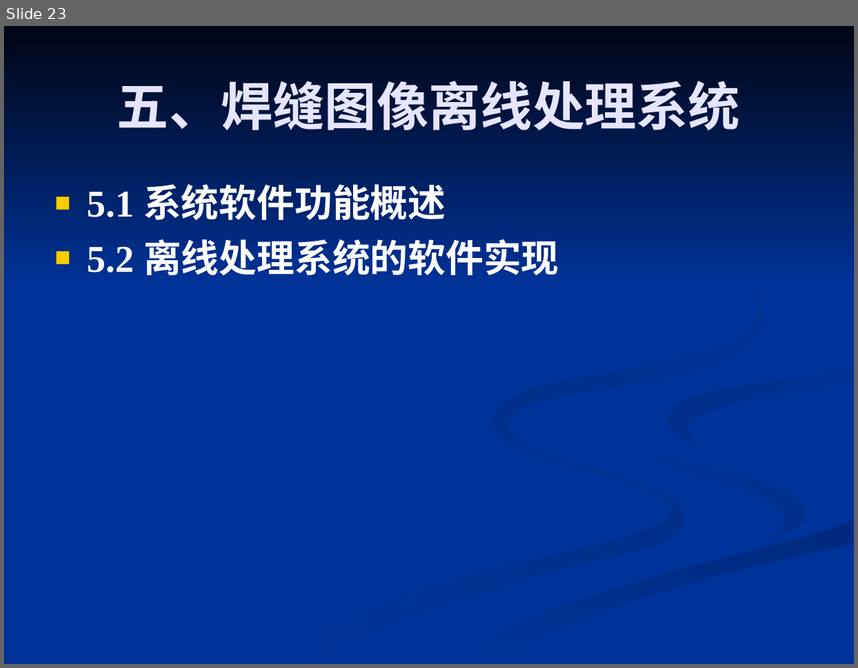
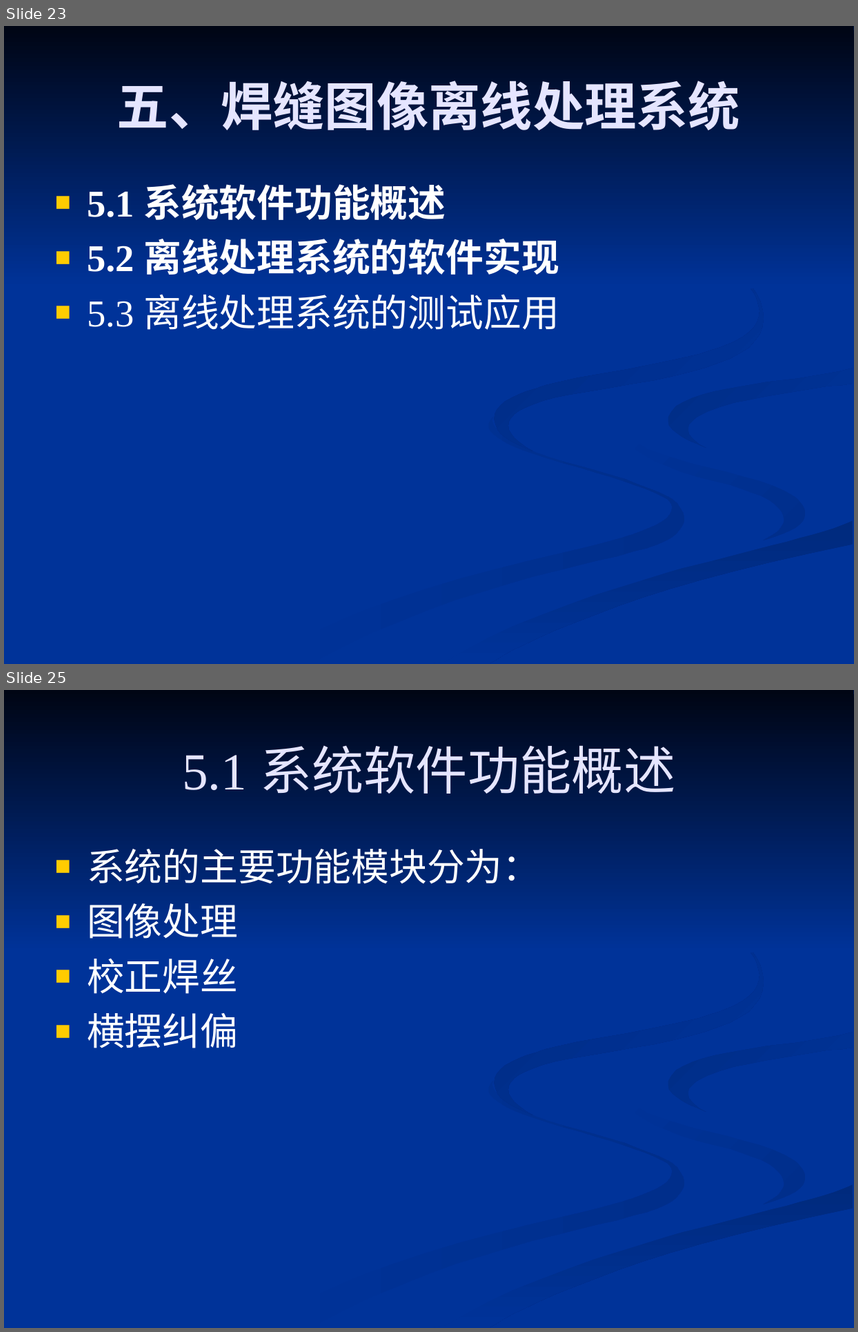
Before and after one commit to 61--/weiyanmin, a slide deck: 工程硕士/基于被动光的管道打底MIG焊焊缝图像处理算法的研究.ppt. Shown one above the other, each under a label of ours: slide 23 before the commit, slides 23 and 25 after it; the slides between them are not shown. The pictures are 858x668 and 858x1332 pixels, drawn with LibreOffice and Linux fonts; fonts in the diff are those of the drawing. Boxes give left, top, right and bottom in pixels: in the first picture for what was removed or moved away, otherwise in the second. Text is boxed around its words. In the diff, an @@ line names an element or a change of style, - is before the commit and + after.

```diff
--- a/工程硕士/基于被动光的管道打底MIG焊焊缝图像处理算法的研究.ppt
+++ b/工程硕士/基于被动光的管道打底MIG焊焊缝图像处理算法的研究.ppt
@@ slide 25 added at bbox=[4, 690, 854, 1328], background #003399; not listed: 7 template elements that a slide beside it also shows @@
@@ title added at bbox=[182, 745, 675, 793], 44 pt, text #E5E5FF @@
+5.1 系统软件功能概述
@@ text added at bbox=[87, 849, 540, 1048], 32 pt, text #FFFFFF @@
+■ 系统的主要功能模块分为：
+■ 图像处理
+■ 校正焊丝
+■ 横摆纠偏
@@ slide 23 changed as well @@
@@ freeform shape at bbox=[495, 224, 764, 451]: fill gradient #003399 to #002B81 to gradient #002B82 to #003399 @@
@@ text at bbox=[87, 294, 559, 330]: paragraph added @@
+■ 5.3 离线处理系统的测试应用
```
Also in this commit, not shown: 23 other slides changed, 7 other slides added.
